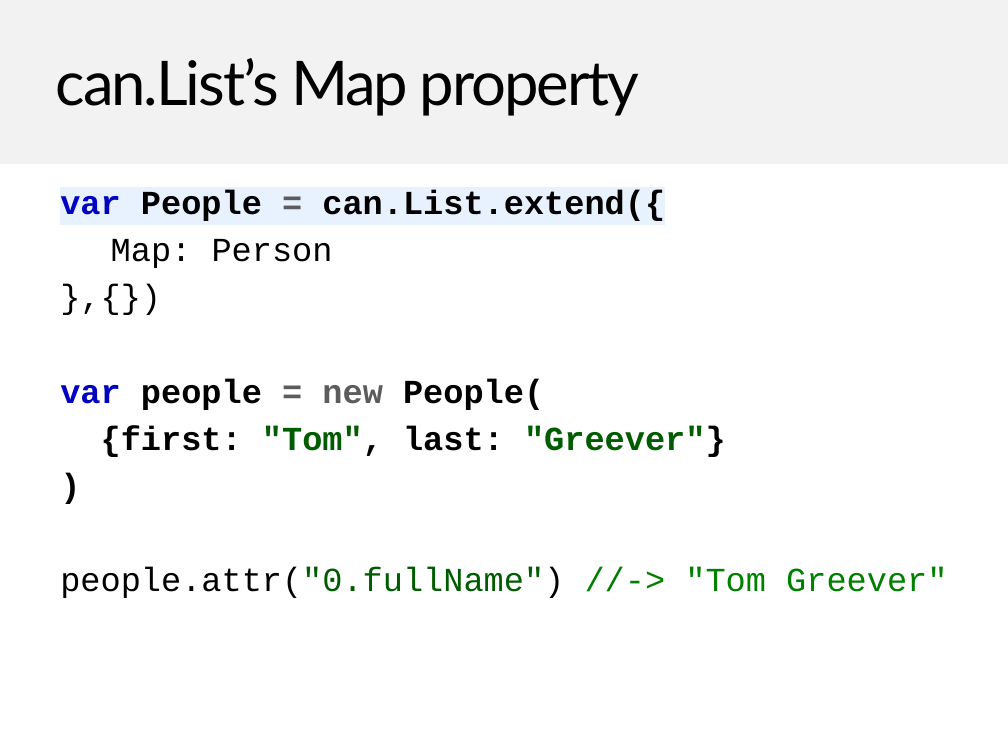
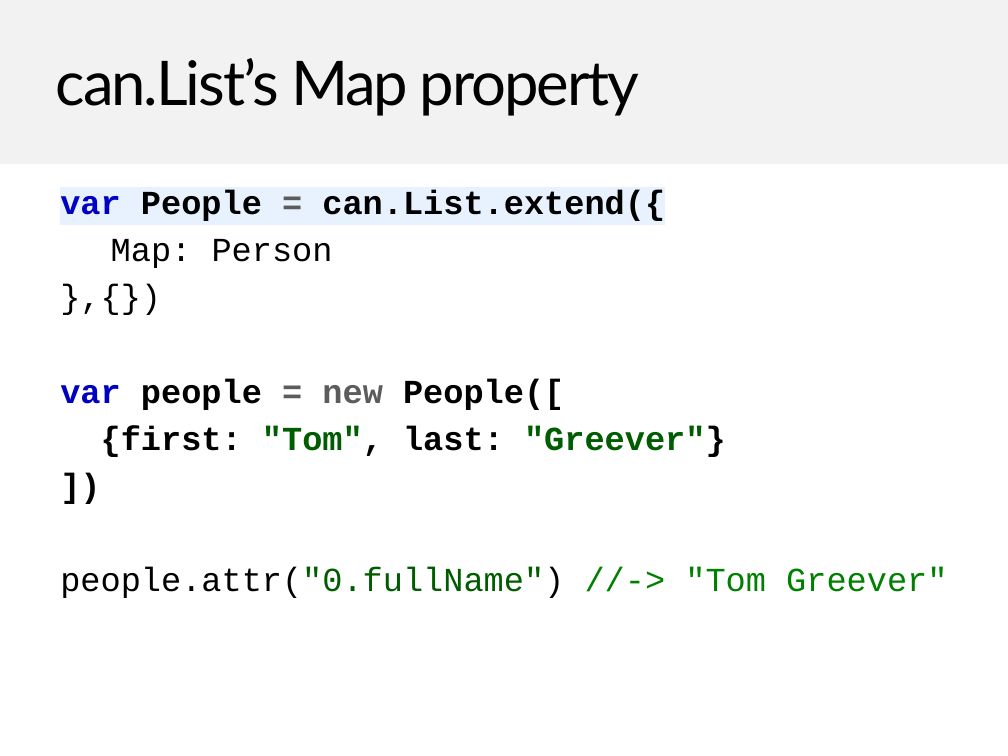
Before and after one commit to canjs/can-meetup, a slide deck: slide 75 of 2_map_and_list/canjs-map-list.pptx. Drawn at 1008x756 pixels with LibreOffice and Linux fonts; fonts in the diff are those of the drawing; background and template pictures are left out. Boxes give left, top, right and bottom in pixels: in the first picture for what was removed or moved away, otherwise in the second. Text is boxed around its words. In the diff, an @@ line names an element or a change of style, - is before the commit and + after.

```diff
--- a/2_map_and_list/canjs-map-list.pptx
+++ b/2_map_and_list/canjs-map-list.pptx
@@ text at bbox=[60, 190, 947, 598]: text changed @@
-)
+])
@@ text at bbox=[60, 378, 564, 410]: text changed @@
-var people = new People(
+var people = new People([
```
Also in this commit, not shown: 4 other slides changed, 1 slide added, 8 other files.
